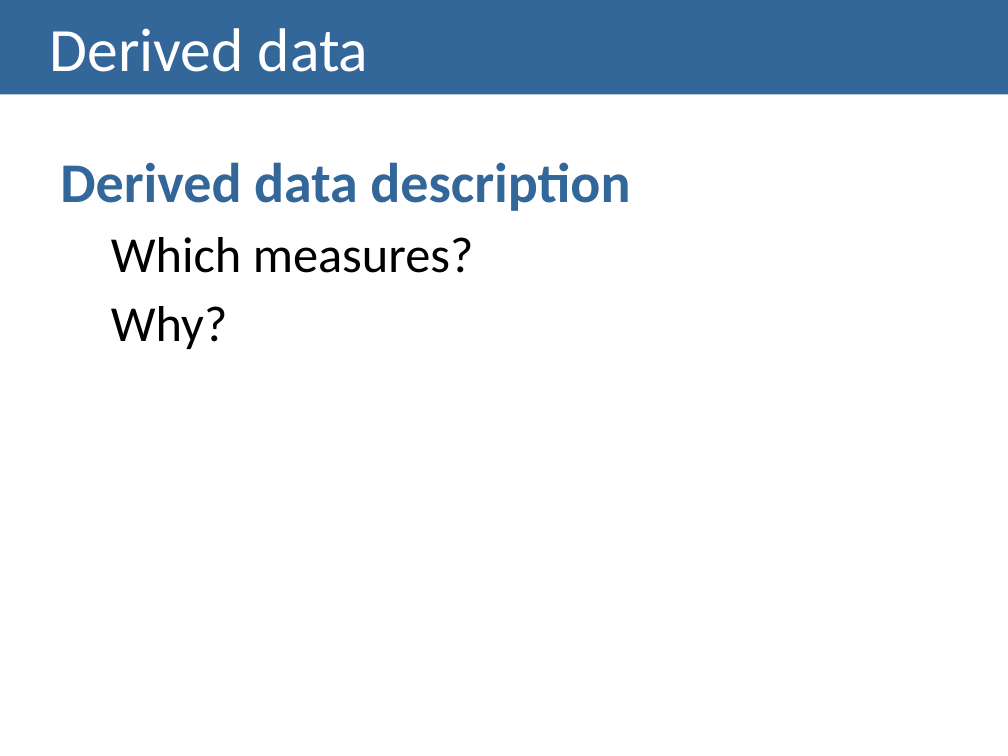
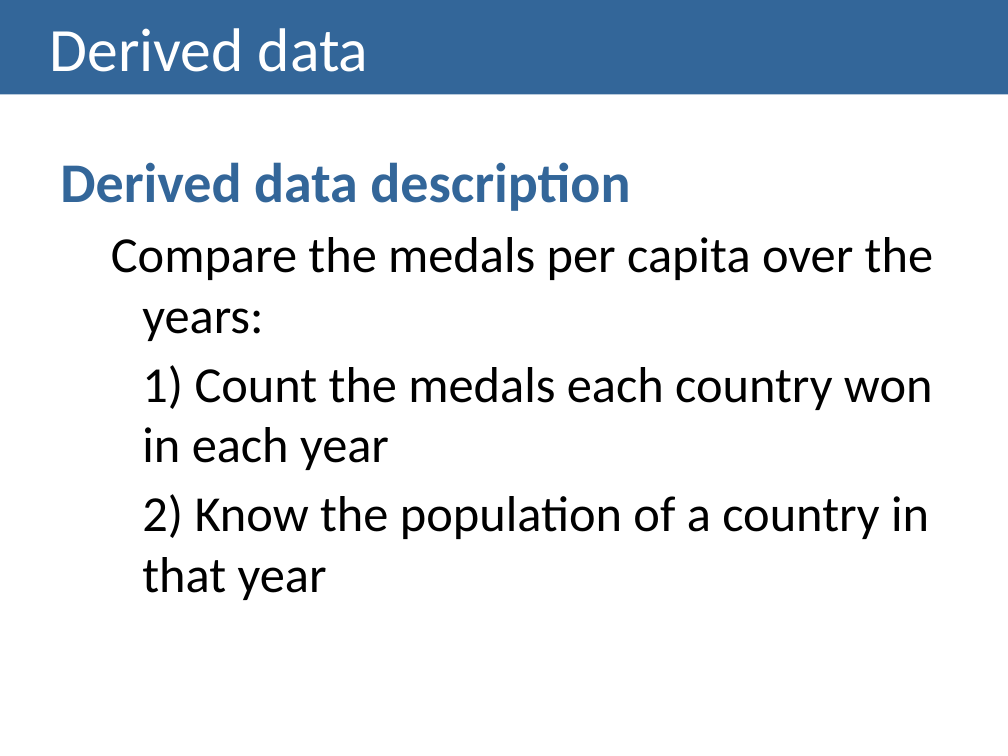
Before and after one commit to carboned4/V_I_2015_1, a slide deck: slide 8 of checkpoint2/G01A - Checkpoint2 Presentation.pptx (slide 12 before the commit). Drawn at 1008x756 pixels with LibreOffice and Linux fonts; fonts in the diff are those of the drawing. Boxes give left, top, right and bottom in pixels: in the first picture for what was removed or moved away, otherwise in the second. Text is boxed around its words. In the diff, an @@ line names an element or a change of style, - is before the commit and + after.

```diff
--- a/checkpoint2/G01A - Checkpoint2 Presentation.pptx
+++ b/checkpoint2/G01A - Checkpoint2 Presentation.pptx
@@ text at (x1=111, y1=237, x2=933, y2=600): text changed @@
-  Which measures?
-  Why?
+  Compare the medals per capita over the years:
+  1) Count the medals each country won in each year
+  2) Know the population of a country in that year
```
Also in this commit, not shown: 4 other slides changed, 4 slides added.
